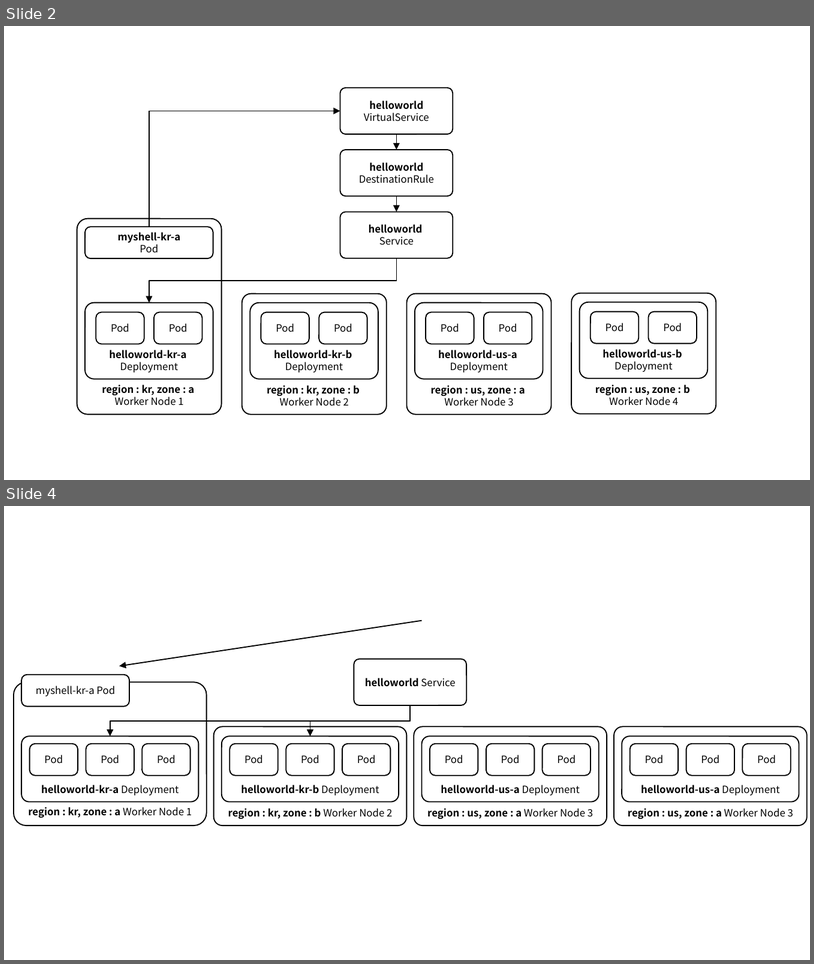
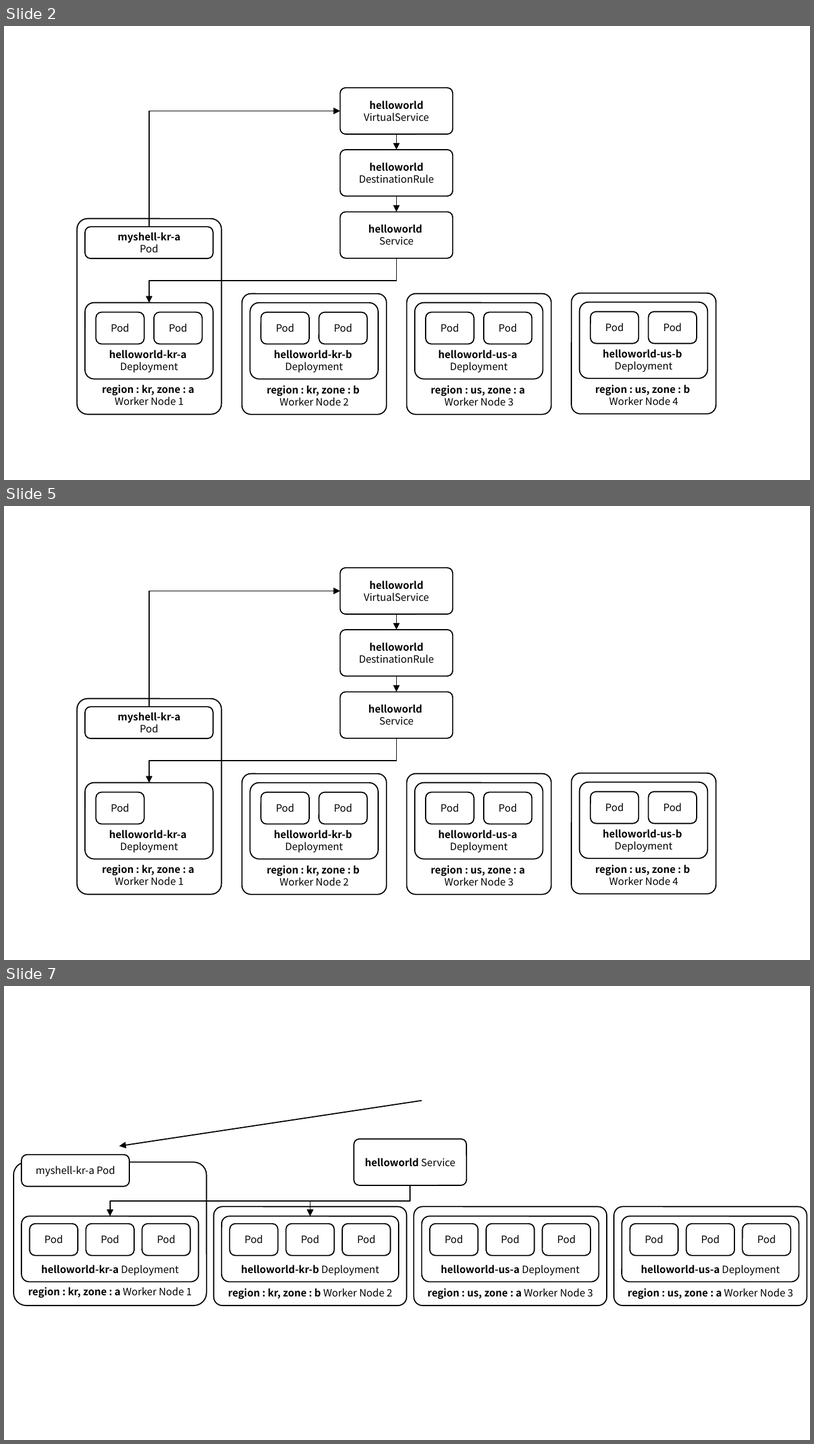
Before and after one commit to ssup2/blog-software, a slide deck: content/docs/theory-analysis/istio-locality-load-balancing/images/images.pptx. Shown one above the other, each under a label of ours: slides 2 and 4 before the commit, slides 2, 5 and 7 after it; the slides between them are not shown. The pictures are 814x964 and 814x1444 pixels, drawn with LibreOffice and Linux fonts; fonts in the diff are those of the drawing. Boxes give left, top, right and bottom in pixels: in the first picture for what was removed or moved away, otherwise in the second. Text is boxed around its words. In the diff, an @@ line names an element or a change of style, - is before the commit and + after.

```diff
--- a/content/docs/theory-analysis/istio-locality-load-balancing/images/images.pptx
+++ b/content/docs/theory-analysis/istio-locality-load-balancing/images/images.pptx
@@ slide 5 added at box(4, 506, 810, 960), background #FFFFFF @@
@@ rounded rectangle added at box(340, 568, 453, 615), fill #FFFFFF, outline #000000 1 pt, 9 pt, text #000000 @@
+helloworld VirtualService
@@ elbow arrow added from (149, 707) to (340, 591), #000000 1 pt @@
@@ rounded rectangle added at box(340, 630, 453, 676), fill #FFFFFF, outline #000000 1 pt, 9 pt, text #000000 @@
+helloworld DestinationRule
@@ arrow added from (397, 614) to (397, 630), #000000 0.75 pt @@
@@ arrow added from (397, 676) to (397, 691), #000000 0.75 pt @@
@@ rounded rectangle added at box(77, 699, 222, 895), fill #FFFFFF, outline #000000 1 pt, 9 pt, text #000000, bold @@
+region : kr, zone : a
+Worker Node 1
@@ rounded rectangle added at box(340, 691, 453, 738), fill #FFFFFF, outline #000000 1 pt, 9 pt, text #000000, bold @@
+helloworld
+Service
@@ rounded rectangle added at box(86, 707, 213, 738), fill #FFFFFF, outline #000000 1 pt, 9 pt, text #000000, bold @@
+myshell-kr-a
+Pod
@@ elbow arrow added from (397, 738) to (149, 783), #000000 1 pt @@
@@ rounded rectangle added at box(242, 774, 386, 895), fill #FFFFFF, outline #000000 1 pt, 9 pt, text #000000, bold @@
+region : kr, zone : b
+Worker Node 2
@@ rounded rectangle added at box(407, 774, 552, 895), fill #FFFFFF, outline #000000 1 pt, 9 pt, text #000000, bold @@
+region : us, zone : a
+Worker Node 3
@@ rounded rectangle added at box(572, 773, 716, 894), fill #FFFFFF, outline #000000 1 pt, 9 pt, text #000000, bold @@
+region : us, zone : b
+Worker Node 4
@@ rounded rectangle added at box(86, 783, 213, 858), fill #FFFFFF, outline #000000 1 pt, 9 pt, text #000000, bold @@
+helloworld-kr-a
+Deployment
@@ rounded rectangle added at box(96, 792, 144, 824), fill #FFFFFF, outline #000000 1 pt, 9 pt, text #000000 @@
+Pod
@@ rounded rectangle added at box(250, 783, 378, 858), fill #FFFFFF, outline #000000 1 pt, 9 pt, text #000000, bold @@
+helloworld-kr-b
+Deployment
@@ rounded rectangle added at box(261, 792, 309, 824), fill #FFFFFF, outline #000000 1 pt, 9 pt, text #000000 @@
+Pod
@@ rounded rectangle added at box(320, 792, 368, 824), fill #FFFFFF, outline #000000 1 pt, 9 pt, text #000000 @@
+Pod
@@ rounded rectangle added at box(415, 783, 543, 858), fill #FFFFFF, outline #000000 1 pt, 9 pt, text #000000, bold @@
+helloworld-us-a
+Deployment
@@ rounded rectangle added at box(426, 792, 474, 824), fill #FFFFFF, outline #000000 1 pt, 9 pt, text #000000 @@
+Pod
@@ rounded rectangle added at box(484, 792, 532, 824), fill #FFFFFF, outline #000000 1 pt, 9 pt, text #000000 @@
+Pod
@@ rounded rectangle added at box(580, 782, 708, 858), fill #FFFFFF, outline #000000 1 pt, 9 pt, text #000000, bold @@
+helloworld-us-b
+Deployment
@@ rounded rectangle added at box(591, 792, 639, 823), fill #FFFFFF, outline #000000 1 pt, 9 pt, text #000000 @@
+Pod
@@ rounded rectangle added at box(649, 792, 698, 823), fill #FFFFFF, outline #000000 1 pt, 9 pt, text #000000 @@
+Pod
@@ what was slide 4 is now slide 7 @@
```
Also in this commit, not shown: 2 other slides added, 3 other files.
